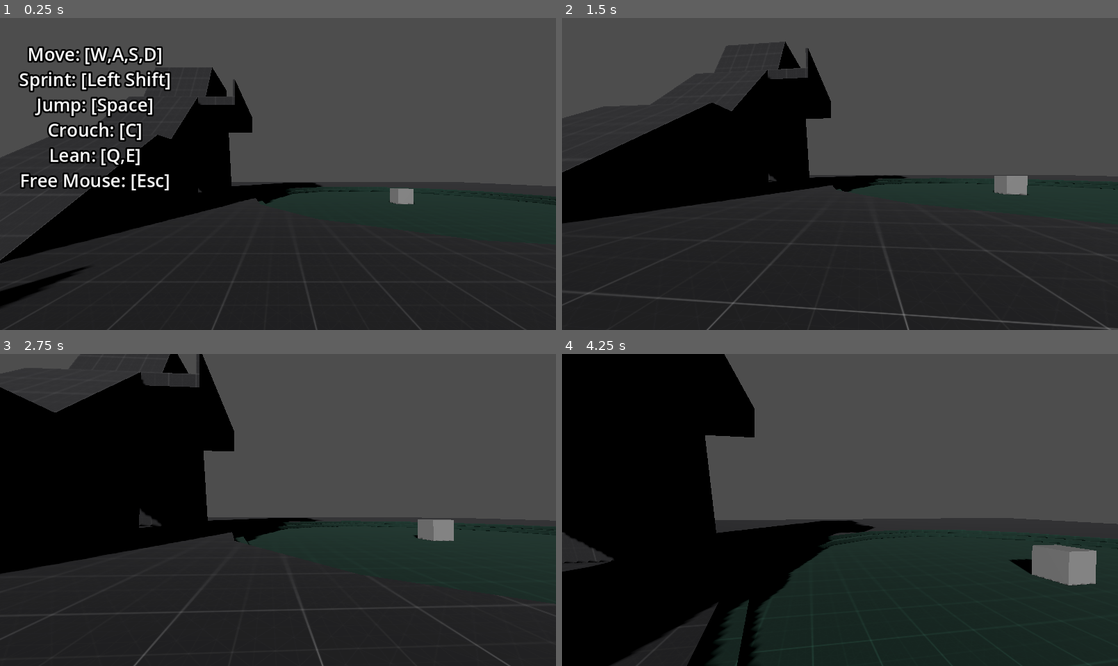
Above: before the commit, frames 1-4 (two rows, left to right).
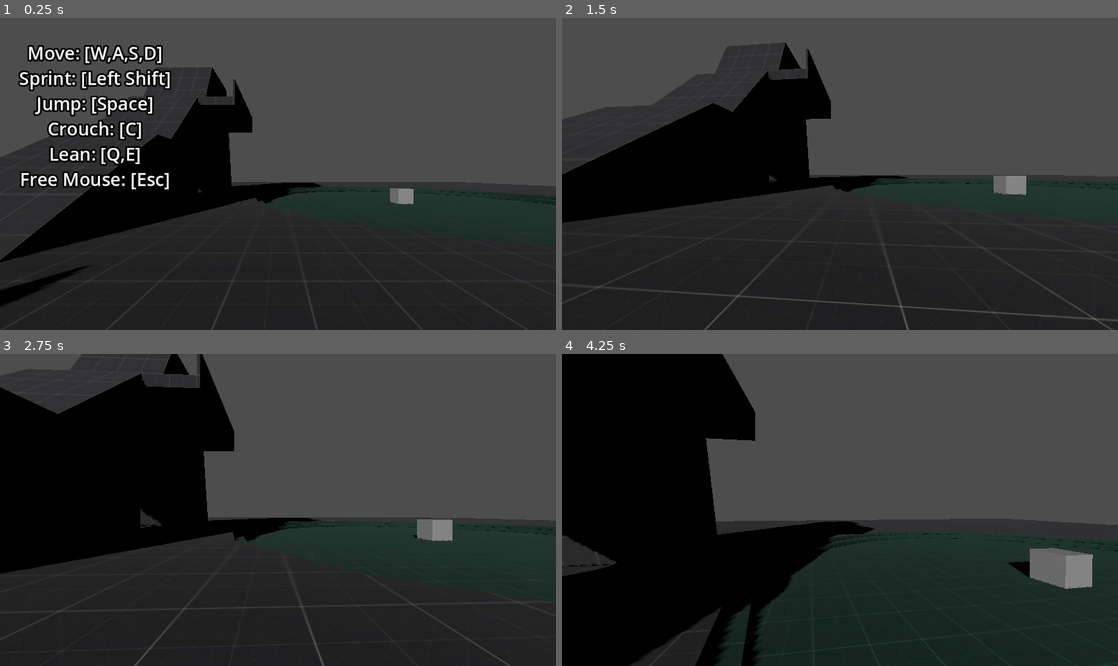
Above: after the commit, the same moments.

Repository: newengland-neighbor/data-driven-fp-controller
Game: Godot game, scene res://environments/prototyping_room/prototyping_room.tscn
The game is run twice, just before and just after one commit, with the same random seed, the same clock (stepped at 60 frames per second) and the same inputs.
Inputs (mouse positions are in pixels of both pictures, inside the frame that each line leads up to):
- Up to frame 1 (0.25 s): no input
- Up to frame 2 (1.5 s): tap Enter at 0.5 s; move the mouse to (867, 174) at 0.52 s; hold C (crouch) 0.53-1.28 s; hold W (move_forward) from 0.53 s (still down); tap Space (jump) at 0.77 s; move the mouse to (812, 174) at 1.27 s; tap F (interact) at 1.35 s
- Up to frame 3 (2.75 s): keep holding W (move_forward); tap Space (jump) at 1.52 s; move the mouse to (289, 503) at 2.02 s; hold Shift (sprint) from 2.03 s (still down)
- Up to frame 4 (4.25 s): keep holding W (move_forward); move the mouse to (834, 516) at 2.77 s; release Shift (sprint) at 2.78 s; tap C (crouch) at 2.85 s; tap Space (jump) at 3.02, 3.77 s; move the mouse to (878, 513) at 3.52 s; hold F (interact) from 3.53 s (still down)

The runs differ from the first frame. In frame 1, 3.3% of the frame differs, in the area x 0-100%, y 8-100%; in frame 2, 1.3%; in frame 3, 0.4%; in frame 4, 2.4%.

Commit message:
Update fp_camera.gd
Moved camera rotation & position logic to a deferred call, and replaced lerp functions with newly-implemented exponential decay functions. This was done to further eliminate framerate dependency and movement jitter.

Diff:
--- a/entities/player/fp_camera.gd
+++ b/entities/player/fp_camera.gd
@@ -38,47 +38,10 @@
 		comp.bind(self)
 		comp.ready()
 
-var lerped_rot_mods : Vector3 = Vector3.ZERO
 func _physics_process(_delta: float) -> void:
 	if !player_ref: return
-	# Mouse rotation
-	camera_target.rotate_y(desired_rotation.y)
-	camera_target.rotation.x = clampf(
-		camera_target.rotation.x + desired_rotation.x,
-		deg_to_rad(min_pitch),
-		deg_to_rad(max_pitch)
-	)
-	desired_rotation = Vector2.ZERO
 
-	# Camera target position-lerping - first layer
-	var _basis : Basis = player_ref.get_basis_from_euler(
-		camera_target.transform.basis.get_euler(),
-		Vector3(0.0, -1.0, 0.0)
-	)
-
-	camera_target.global_position = lerp(
-		camera_target.global_position,
-		player_ref.to_global((_target_lerp_pos + _cam_pos_mod) * _basis),
-		(cam_lerp_speed / 2.2) * _delta
-	)
-
-	# Camera position-lerps towards camera target - second layer
-	self.global_position = lerp(
-		self.global_position,
-		camera_target.global_position,
-		cam_lerp_speed * _delta
-	)
-
-	# Camera rotation matches the camera target's (along with added modifiers)
-	# Since we don't want the rotation itself to be lerped, we instead lerp the
-	# modifier array to ensure smooth effects.
-	lerped_rot_mods = lerp(lerped_rot_mods, _cam_rot_mod, _delta * cam_lerp_speed / 2.2)
-	self.global_rotation = Vector3(
-		camera_target.global_rotation.x + lerped_rot_mods.x,
-		camera_target.global_rotation.y + lerped_rot_mods.y,
-		camera_target.global_rotation.z + lerped_rot_mods.z + lean_rot_z
-		)
-
+	handle_mouse_rotation.call_deferred(_delta)
 	for comp in components:
 		comp.physics_update(_delta)
 
@@ -107,6 +70,51 @@
 	for comp in components:
 		comp.handle_input(_event)
 
+const DECAY : float = 25.0
+var lerped_rot_mods : Vector3 = Vector3.ZERO
+func handle_mouse_rotation(_delta:float) -> void:
+	# Mouse rotation
+	camera_target.rotate_y(desired_rotation.y)
+	camera_target.rotation.x = clampf(
+		camera_target.rotation.x + desired_rotation.x,
+		deg_to_rad(min_pitch),
+		deg_to_rad(max_pitch)
+	)
+	desired_rotation = Vector2.ZERO
+
+	var _basis : Basis = player_ref.get_basis_from_euler(
+		camera_target.transform.basis.get_euler(),
+		Vector3(0.0, -1.0, 0.0)
+	)
+
+	# 1st smoothing layer
+	# Camera target position travels to provided local vector
+	camera_target.position = MathPlus.v3_exp_decay(
+		camera_target.position,
+		(_target_lerp_pos + _cam_pos_mod) * _basis,
+		DECAY,
+		_delta
+	)
+
+	# 2nd smoothing layer
+	# Camera global position travels to camera_target's.
+	self.global_position = MathPlus.v3_exp_decay(
+		self.global_position,
+		camera_target.global_position,
+		DECAY,
+		_delta
+	)
+
+	# Camera rotation matches the camera target's (along with added modifiers)
+	# Since we don't want the rotation itself to be lerped, we instead lerp the
+	# modifier array to ensure smooth effects.
+	lerped_rot_mods = lerp(lerped_rot_mods, _cam_rot_mod, _delta * cam_lerp_speed / 2.2)
+	self.global_rotation = Vector3(
+		camera_target.global_rotation.x + lerped_rot_mods.x,
+		camera_target.global_rotation.y + lerped_rot_mods.y,
+		camera_target.global_rotation.z + lerped_rot_mods.z + lean_rot_z
+		)
+
 func get_lerp_target() -> Marker3D: return camera_target
 
 ##Method used to modify values of the camera's lerp target.
